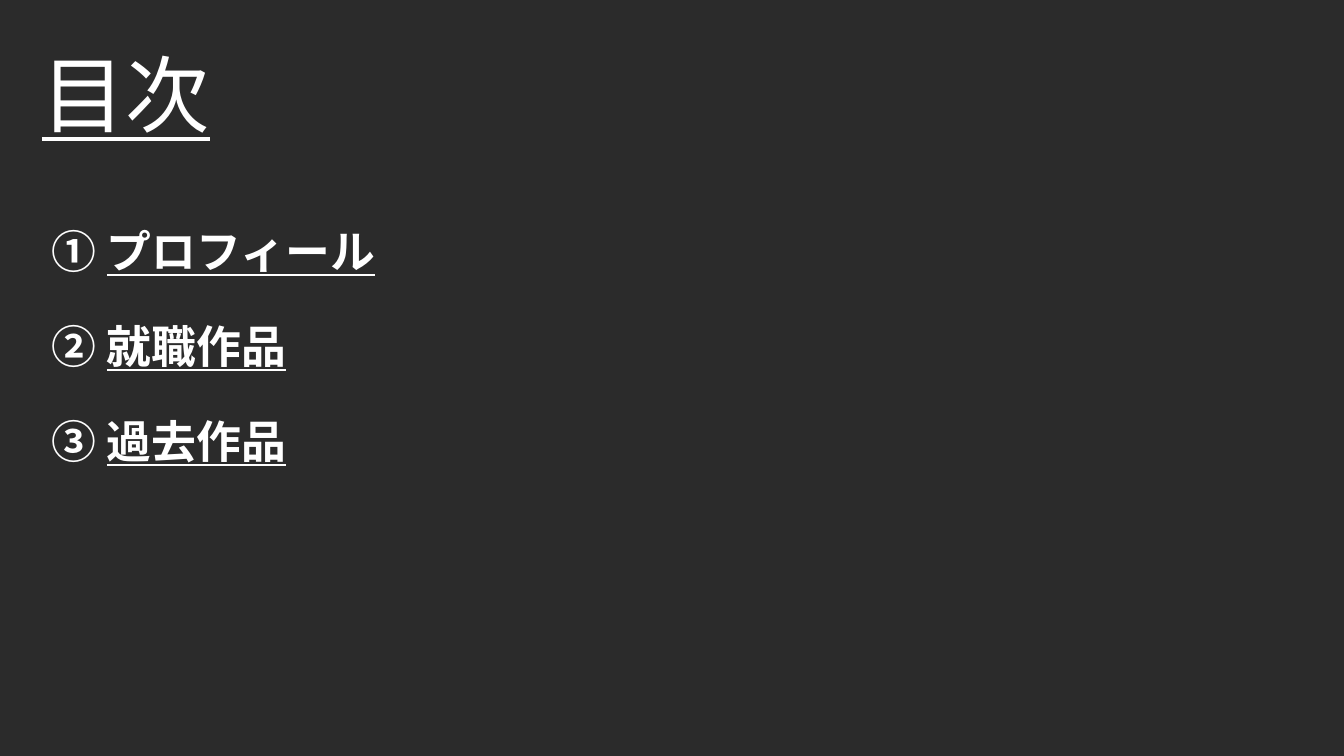
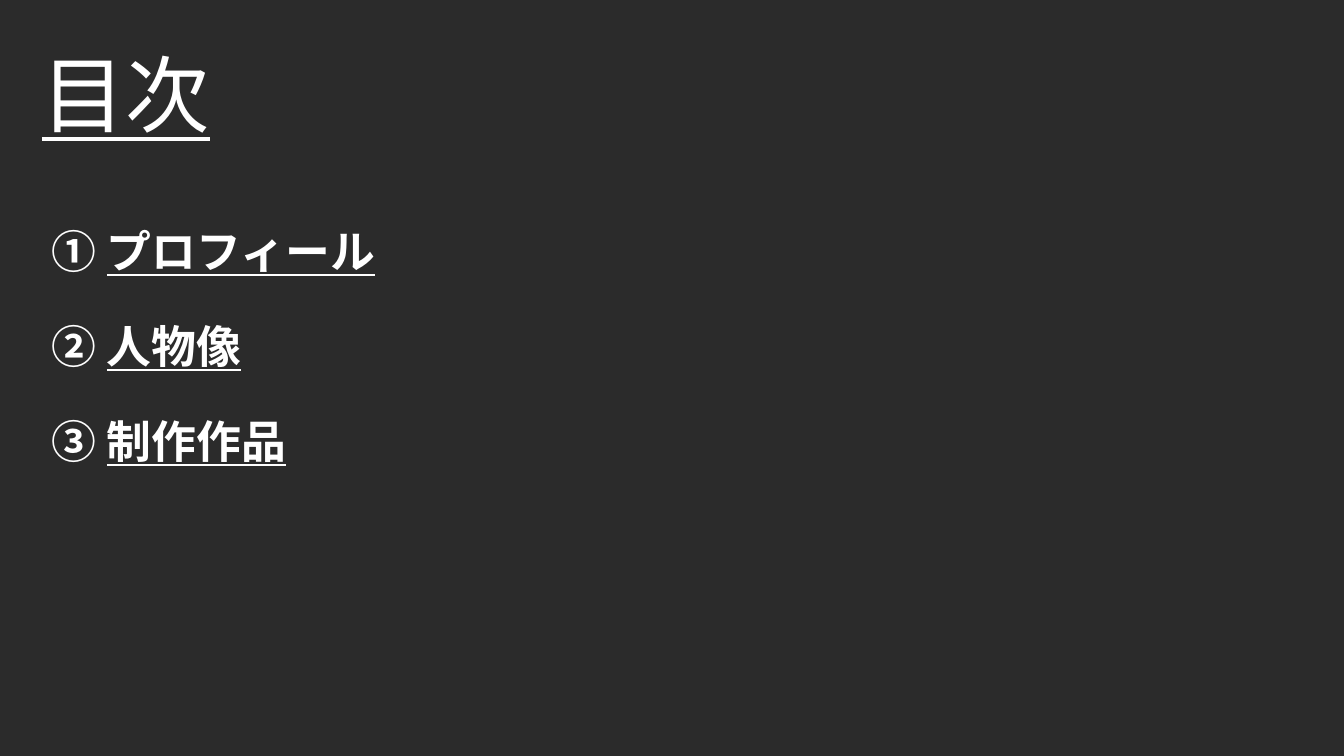
Before and after one commit to Takeshi0106/Action_Game, a slide deck: slide 2 of ポートフォリオ.pptx. Drawn at 1344x756 pixels with LibreOffice and Linux fonts; fonts in the diff are those of the drawing; background and template pictures are left out; a plain dark background stands for a picture behind light text. Boxes give left, top, right and bottom in pixels: in the first picture for what was removed or moved away, otherwise in the second. Text is boxed around its words. In the diff, an @@ line names an element or a change of style, - is before the commit and + after.

```diff
--- a/ポートフォリオ.pptx
+++ b/ポートフォリオ.pptx
@@ text at bbox=[52, 325, 241, 371]: text changed @@
-② 就職作品
+② 人物像
@@ text at bbox=[52, 420, 286, 466]: text changed @@
-③ 過去作品
+③ 制作作品
```
Also in this commit, not shown: 2 other slides changed, 4 slides added, 2 slides removed, 2 other files.
